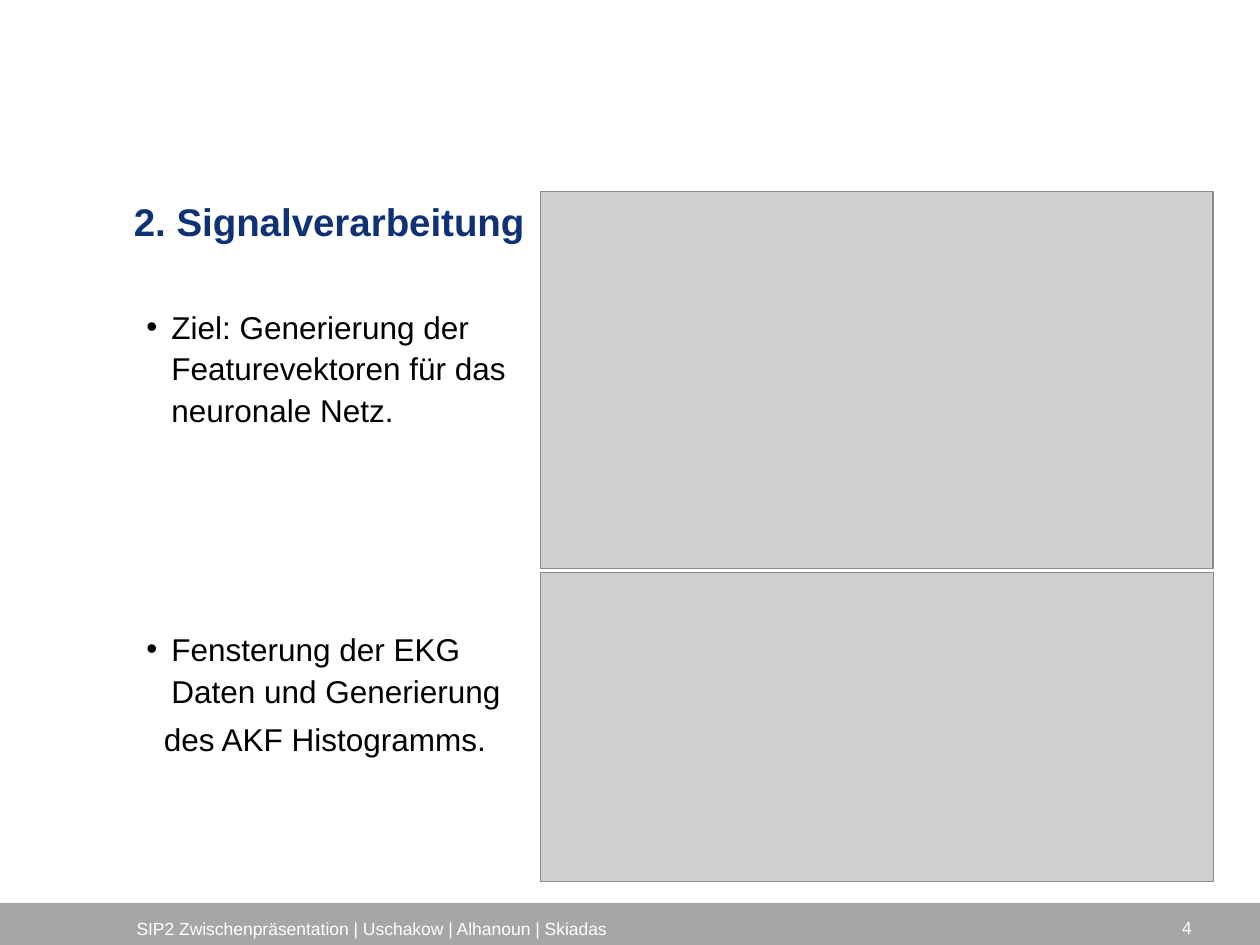
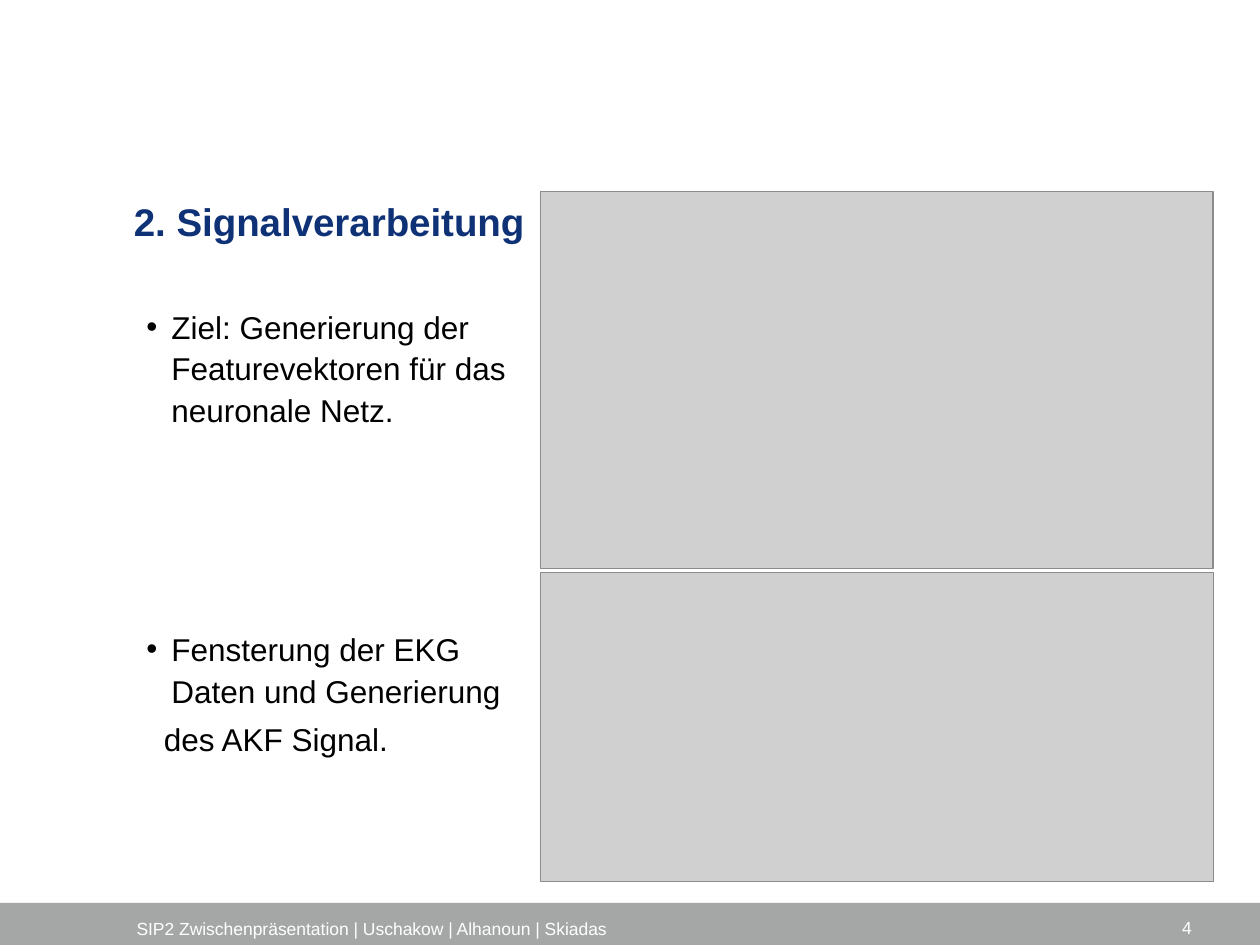
Before and after one commit to Edwardha92/SIP2, a slide deck: slide 4 of docs/final_documentation/Präsi_vonAlexgeändert.pptx. Drawn at 1260x945 pixels with LibreOffice and Linux fonts; fonts in the diff are those of the drawing; grey boxes stand for pictures; background and template pictures are left out. Boxes give left, top, right and bottom in pixels: in the first picture for what was removed or moved away, otherwise in the second. Text is boxed around its words. In the diff, an @@ line names an element or a change of style, - is before the commit and + after.

```diff
--- a/docs/final_documentation/Präsi_vonAlexgeändert.pptx
+++ b/docs/final_documentation/Präsi_vonAlexgeändert.pptx
@@ text at <box>164,728,388,757</box>: text changed @@
-  des AKF Histogramms.
+  des AKF Signal.
```
Also in this commit, not shown: 1 other slide changed.
